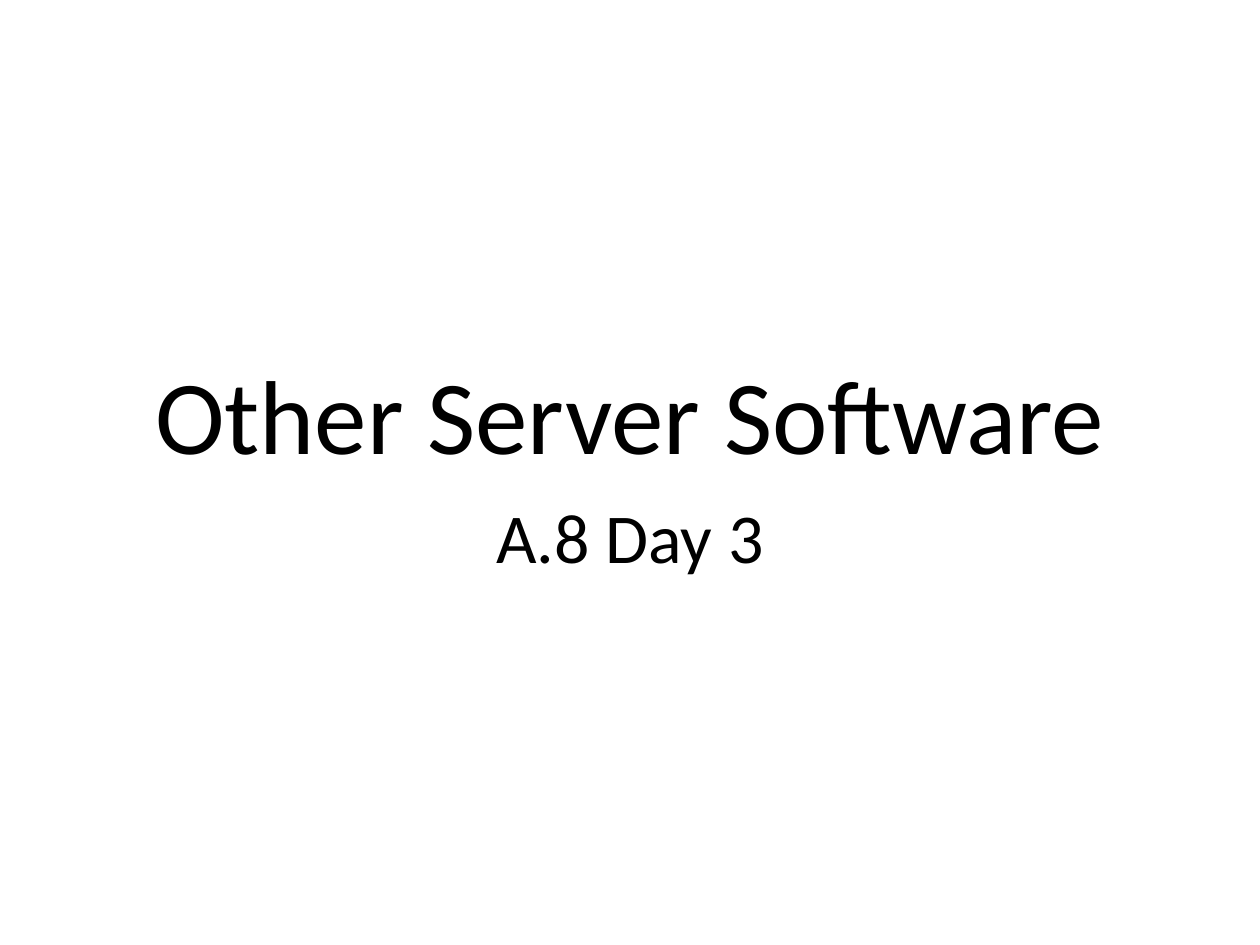
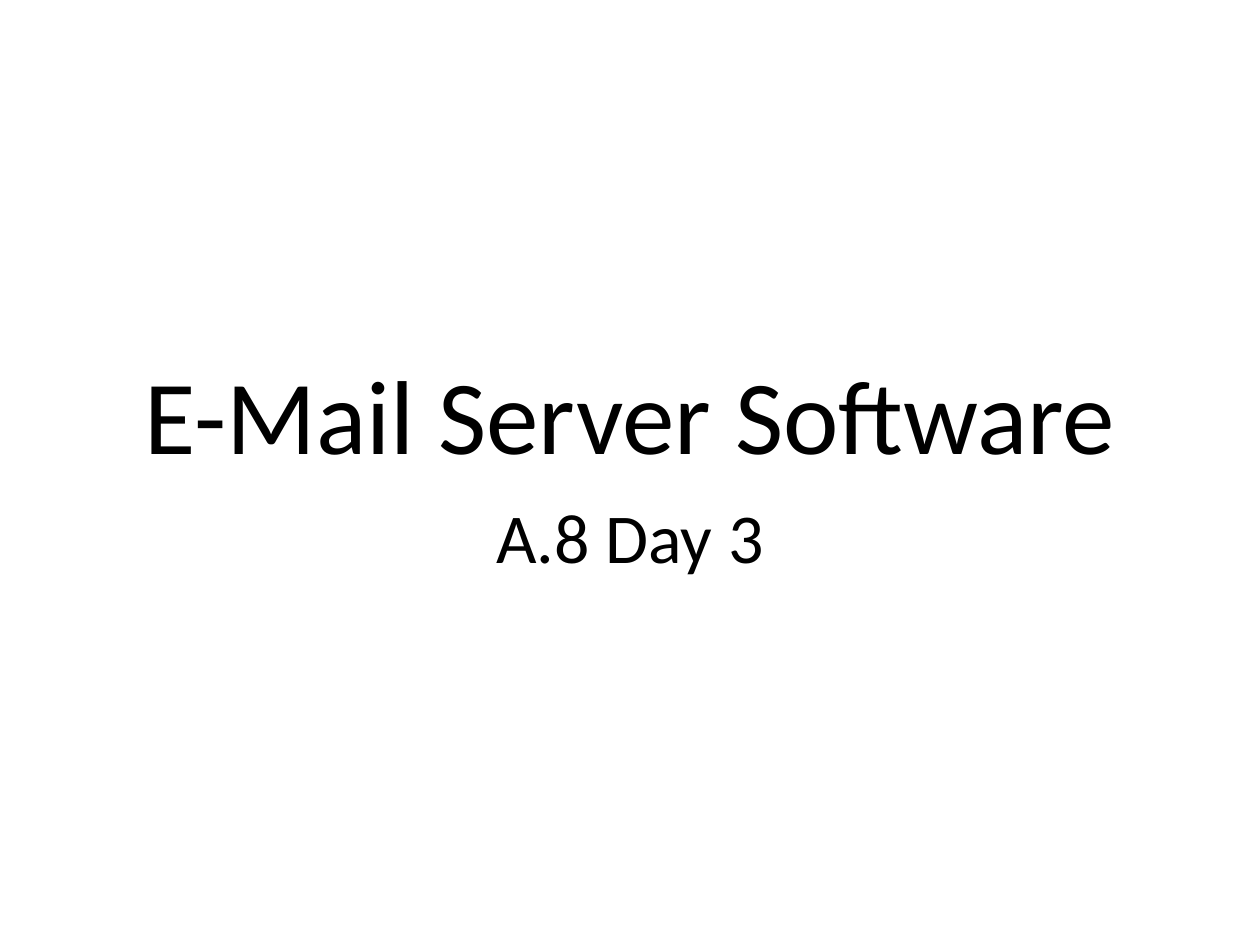
Before and after one commit to Greg5519/ICS3C0, a slide deck: slide 16 of Topic A Computer Systems/A.8 Lesson - World Wide Web.pptx. Drawn at 1260x945 pixels with LibreOffice and Linux fonts; fonts in the diff are those of the drawing. Boxes give left, top, right and bottom in pixels: in the first picture for what was removed or moved away, otherwise in the second. Text is boxed around its words. In the diff, an @@ line names an element or a change of style, - is before the commit and + after.

```diff
--- a/Topic A Computer Systems/A.8 Lesson - World Wide Web.pptx
+++ b/Topic A Computer Systems/A.8 Lesson - World Wide Web.pptx
@@ title at <box>145,381,1115,455</box>: text changed @@
-Other Server Software
+E-Mail Server Software
```
Also in this commit, not shown: 4 slides added, 2 other files.
